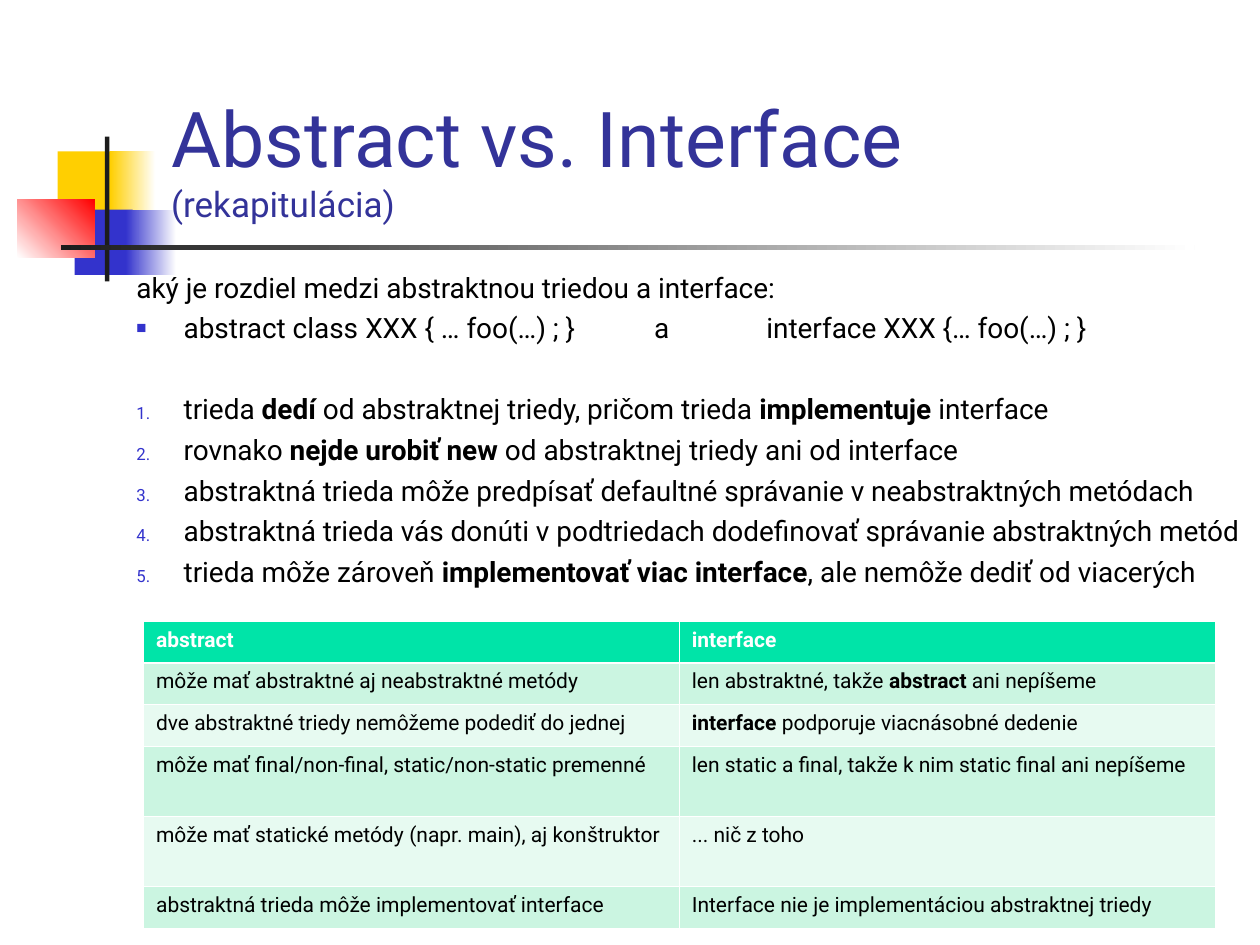
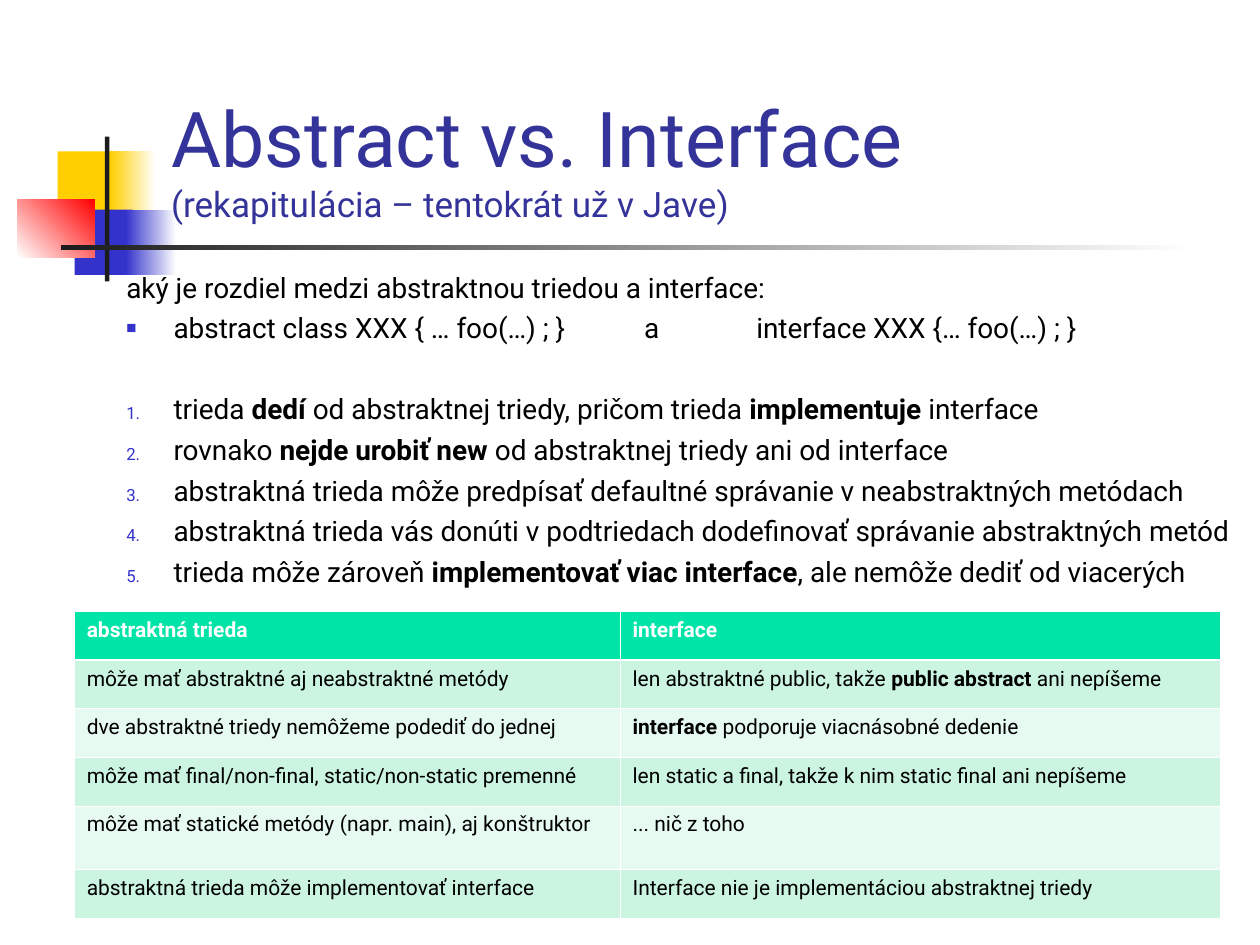
Before and after one commit to Programovanie4/Prednasky, a slide deck: slide 4 of 05/05_java.ppt (slide 2 before the commit). Drawn at 1260x945 pixels with LibreOffice and Linux fonts; fonts in the diff are those of the drawing. Boxes give left, top, right and bottom in pixels: in the first picture for what was removed or moved away, otherwise in the second. Text is boxed around its words. In the diff, an @@ line names an element or a change of style, - is before the commit and + after.

```diff
--- a/05/05_java.ppt
+++ b/05/05_java.ppt
@@ title at [171,108,903,225]: text changed; size 44 to 20 pt @@
-Abstract vs. Interface
-(rekapitulácia)
+Abstract vs. Interface
+(rekapitulácia – tentokrát už v Jave)
@@ text "aký je rozdiel medzi abstraktnou ...": place and size @@
-text "aký je rozdiel medzi abstraktnou ..." at [136,272,1239,588]
+text "aký je rozdiel medzi abstraktnou ..." at [126,272,1229,588]
@@ table at [74,611,1220,917] @@
-row 1, column 1: abstract
+row 1, column 1: abstraktná trieda
-row 2, column 2: len abstraktné, takže abstract ani nepíšeme
+row 2, column 2: len abstraktné public, takže public abstract ani nepíšeme
@@ table: place and size @@
-table at [144,621,1215,927]
+table at [74,611,1220,917]
```
Also in this commit, not shown: 11 other slides changed, 2 slides added, 1 other file.
